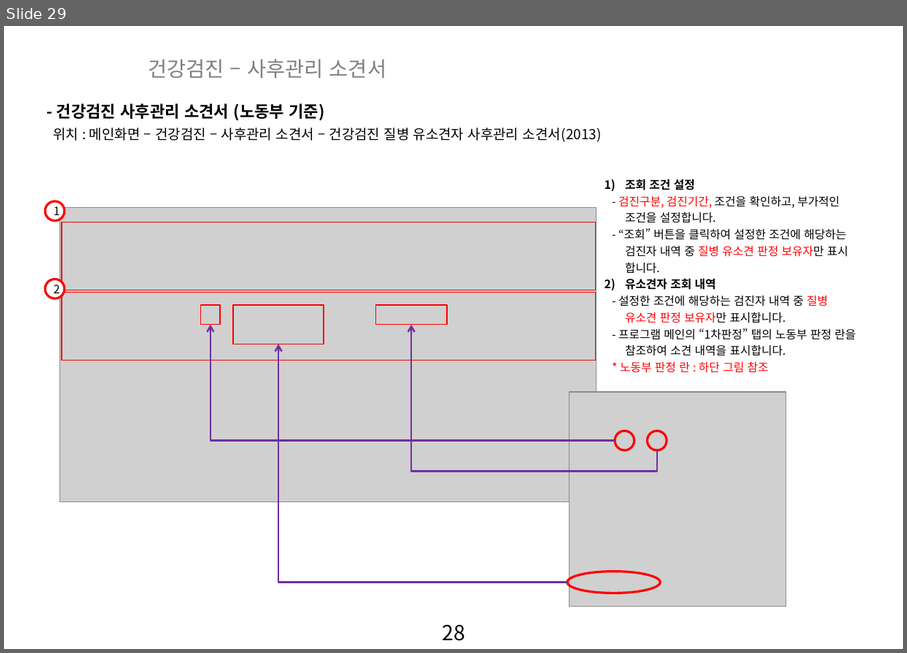
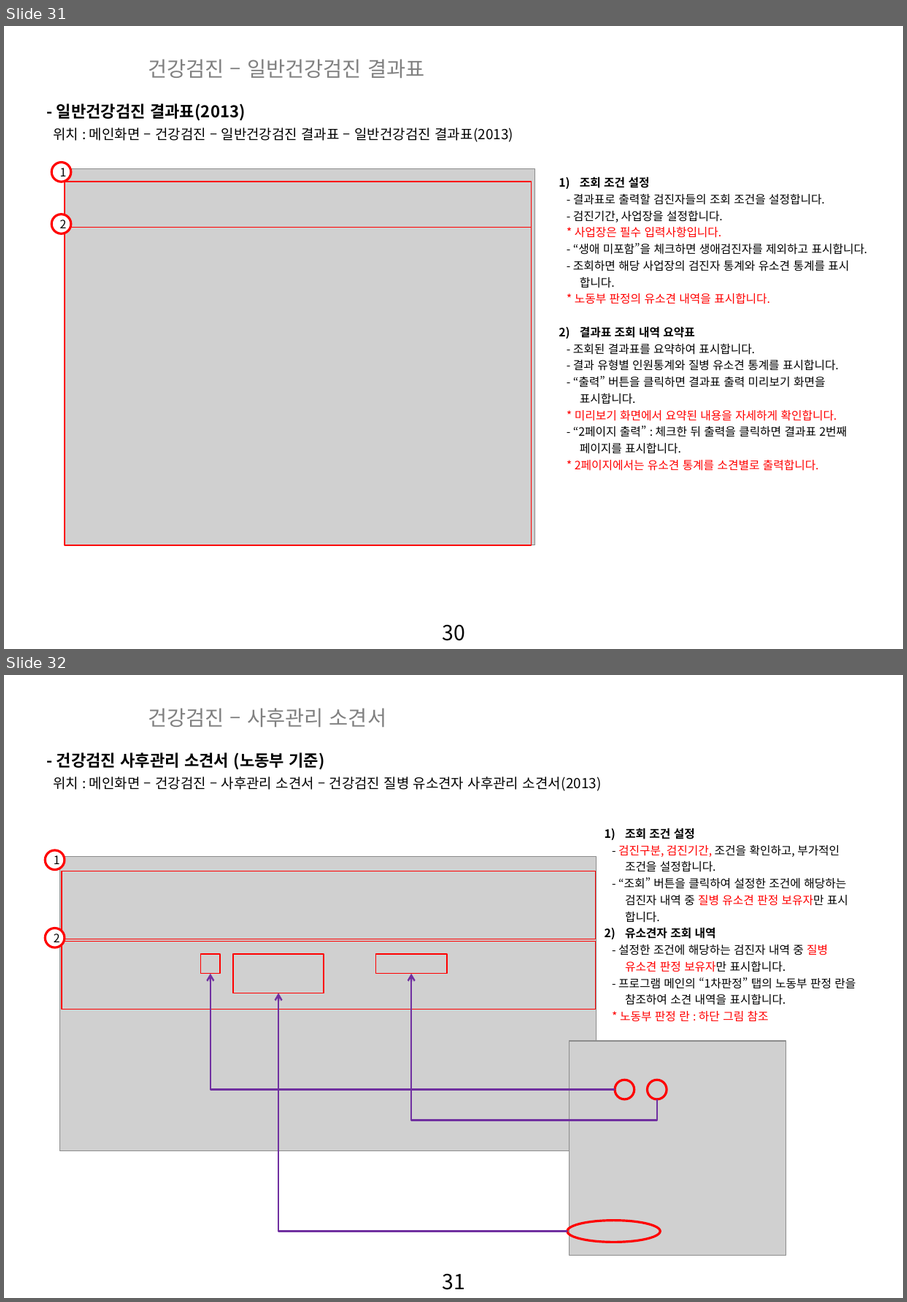
Before and after one commit to zooxop/ailiss_manual, a slide deck: manual/앨리스_매뉴얼_작업중.pptx. Shown one above the other, each under a label of ours: slide 29 before the commit, slides 31 and 32 after it. The pictures are 907x653 and 907x1302 pixels, drawn with LibreOffice and Linux fonts; fonts in the diff are those of the drawing; grey boxes stand for pictures; background and template pictures are left out. Boxes give left, top, right and bottom in pixels: in the first picture for what was removed or moved away, otherwise in the second. Text is boxed around its words. In the diff, an @@ line names an element or a change of style, - is before the commit and + after.

Commit message:
건강검진 메뉴 완성.

```diff
--- a/manual/앨리스_매뉴얼_작업중.pptx
+++ b/manual/앨리스_매뉴얼_작업중.pptx
@@ slide 31 added at <box>4,26,903,649</box>, background picture (left out); not listed: 1 template element that a slide beside it also shows @@
@@ text added at <box>148,59,424,78</box>, 18 pt, text #808080 @@
+건강검진 – 일반건강검진 결과표
@@ text added at <box>57,103,245,121</box>, 14 pt, text #000000, bold @@
+- 일반건강검진 결과표(2013)
@@ text added at <box>53,127,514,142</box>, 12 pt, text #000000 @@
+위치 : 메인화면 – 건강검진 – 일반건강검진 결과표 – 일반건강검진 결과표(2013)
@@ ellipse added at <box>51,163,70,181</box>, fill #FFFFFF, outline #FF0000 2 pt, 10 pt, text #000000 @@
+1
@@ picture added at <box>65,169,535,545</box> @@
@@ text added at <box>573,176,868,471</box>, 10 pt, text #000000 @@
+1) 조회 조건 설정
+- 결과표로 출력할 검진자들의 조회 조건을 설정합니다.
+- 검진기간, 사업장을 설정합니다.
+* 사업장은 필수 입력사항입니다.
+- “생애 미포함”을 체크하면 생애검진자를 제외하고 표시합니다.
+- 조회하면 해당 사업장의 검진자 통계와 유소견 통계를 표시
+합니다.
+* 노동부 판정의 유소견 내역을 표시합니다.
+2) 결과표 조회 내역 요약표
+- 조회된 결과표를 요약하여 표시합니다.
+- 결과 유형별 인원통계와 질병 유소견 통계를 표시합니다.
+- “출력” 버튼을 클릭하면 결과표 출력 미리보기 화면을
+표시합니다.
+* 미리보기 화면에서 요약된 내용을 자세하게 확인합니다.
+- “2페이지 출력” : 체크한 뒤 출력을 클릭하면 결과표 2번째
+페이지를 표시합니다.
+* 2페이지에서는 유소견 통계를 소견별로 출력합니다.
@@ rectangle added at <box>65,181,533,227</box>, outline #FF0000 1 pt @@
@@ ellipse added at <box>51,214,70,233</box>, fill #FFFFFF, outline #FF0000 2 pt, 10 pt, text #000000 @@
+2
@@ rectangle added at <box>65,227,533,545</box>, outline #FF0000 1 pt @@
@@ what was slide 29 is now slide 32 @@
@@ page number at <box>443,1273,466,1290</box>: text changed @@
-28
+31
```
Also in this commit, not shown: 1 slide changed, 4 other slides added.
